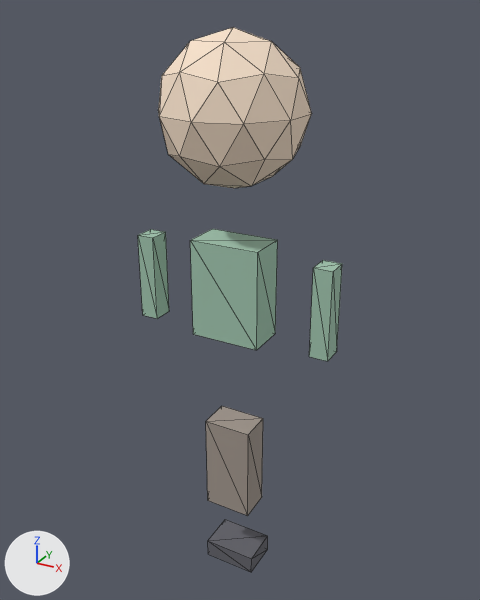
A saved change to the glTF model public/assets/models/npc.glb.
One viewpoint serves both versions: a 50 mm lens placed at (0.861, -1.531, 1.763), pointed at (-0.006, 0.046, 0.974). The lights are fixed; the arrows at lower left show +X, +Y and +Z. The first picture is the older version. Mesh edges are drawn as thin lines. Vertices at exactly the same position are counted once.

The older version as bpy lines, for what is in view:
```python
me_cube = bpy.data.meshes.new('Cube')
me_cube.from_pydata(...)  # a box spanning x -0.09..0.09, y -0.04..0.08, z 0.03..0.09, material slot 0; a box spanning x -0.08..0.08, y -0.05..0.05, z 0.28..0.59, material slot 1; a box spanning x -0.1..0.1, y -0.06..0.06, z 0.88..1.17, material slot 2; a box spanning x -0.31..-0.25, y -0.03..0.03, z 0.89..1.15, material slot 2; a box spanning x 0.25..0.31, y -0.03..0.03, z 0.89..1.15, material slot 2; an icosphere of 80 faces spanning x -0.19..0.19, y -0.2..0.2, z 1.32..1.72, material slot 3
me_cube.materials.append(mat_shoe)  # dark grey #616169
me_cube.materials.append(mat_pants)  # grey #a0958b
me_cube.materials.append(mat_shirt)  # greyish green #a0c4ad
me_cube.materials.append(mat_skin)  # beige #f8e2cb
ob_npc = bpy.data.objects.new('Npc', me_cube)
ob_npc.location = (0.0, 0.0, 0.0)
```
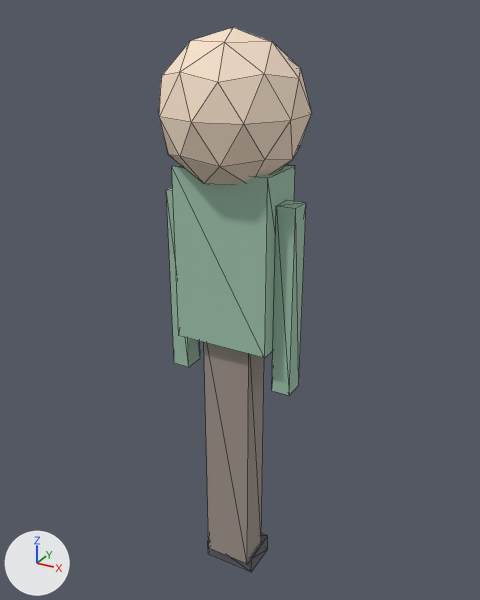
Location of each change, (x1, y1, x2, y2) in pixels of the pictures (480 x 600 px):
```json
{"object": "Npc", "change": "reshaped", "before": [138, 27, 342, 572], "after": [158, 27, 312, 572], "on screen": "24% narrower"}
{"part": 1, "of": "me_cube", "change": "added", "after": [204, 342, 264, 564]}
{"part": 2, "of": "me_cube", "change": "added", "after": [172, 164, 295, 358]}
{"part": 3, "of": "me_cube", "change": "added", "after": [272, 200, 306, 395]}
{"part": 4, "of": "me_cube", "change": "added", "after": [166, 187, 200, 367]}
{"part": 5, "of": "me_cube", "change": "deleted", "before": [190, 229, 278, 350]}
{"part": 6, "of": "me_cube", "change": "deleted", "before": [309, 260, 342, 361]}
{"part": 7, "of": "me_cube", "change": "deleted", "before": [138, 229, 169, 319]}
```

Edits to the scene script, one JSON object a line:
```json
{"block": "me_cube", "where": "# used by ob_npc; location = (0.0, 0.0, 0.0)"}
{"op": "remove", "block": "me_cube", "code": "me_cube.from_pydata(...)  # 82 vertices, 140 faces; spans x -0.31..0.31, y -0.2..0.2, z 0.03..1.72"}
{"op": "add", "block": "me_cube", "code": "me_cube.from_pydata(...)  # 82 vertices, 140 faces; spans x -0.2..0.2, y -0.2..0.2, z 0.03..1.72"}
{"block": "me_cube", "change": "me_cube part 1: a new loose piece, a box spanning x -0.08..0.08, y -0.05..0.05, z 0.07..0.93, in mat_pants (grey #a0958b)"}
{"block": "me_cube", "change": "me_cube part 2: a new loose piece, a box spanning x -0.14..0.14, y -0.08..0.08, z 0.88..1.38, in mat_shirt (greyish green #a0c4ad)"}
{"block": "me_cube", "change": "me_cube part 3: a new loose piece, a box spanning x 0.142..0.198, y -0.032..0.032, z 0.75..1.3, in mat_shirt (greyish green #a0c4ad)"}
{"block": "me_cube", "change": "me_cube part 4: a new loose piece, a box spanning x -0.198..-0.142, y -0.032..0.032, z 0.75..1.3, in mat_shirt (greyish green #a0c4ad)"}
{"block": "me_cube", "change": "me_cube part 5: the loose piece of 8 vertices spanning x -0.1..0.1, y -0.06..0.06, z 0.88..1.17 is deleted"}
{"block": "me_cube", "change": "me_cube part 6: the loose piece of 8 vertices spanning x 0.25..0.31, y -0.03..0.03, z 0.89..1.15 is deleted"}
{"block": "me_cube", "change": "me_cube part 7: the loose piece of 8 vertices spanning x -0.31..-0.25, y -0.03..0.03, z 0.89..1.15 is deleted"}
{"block": "me_cube", "change": "other edits to the shape of me_cube do not show in these pictures"}
```
